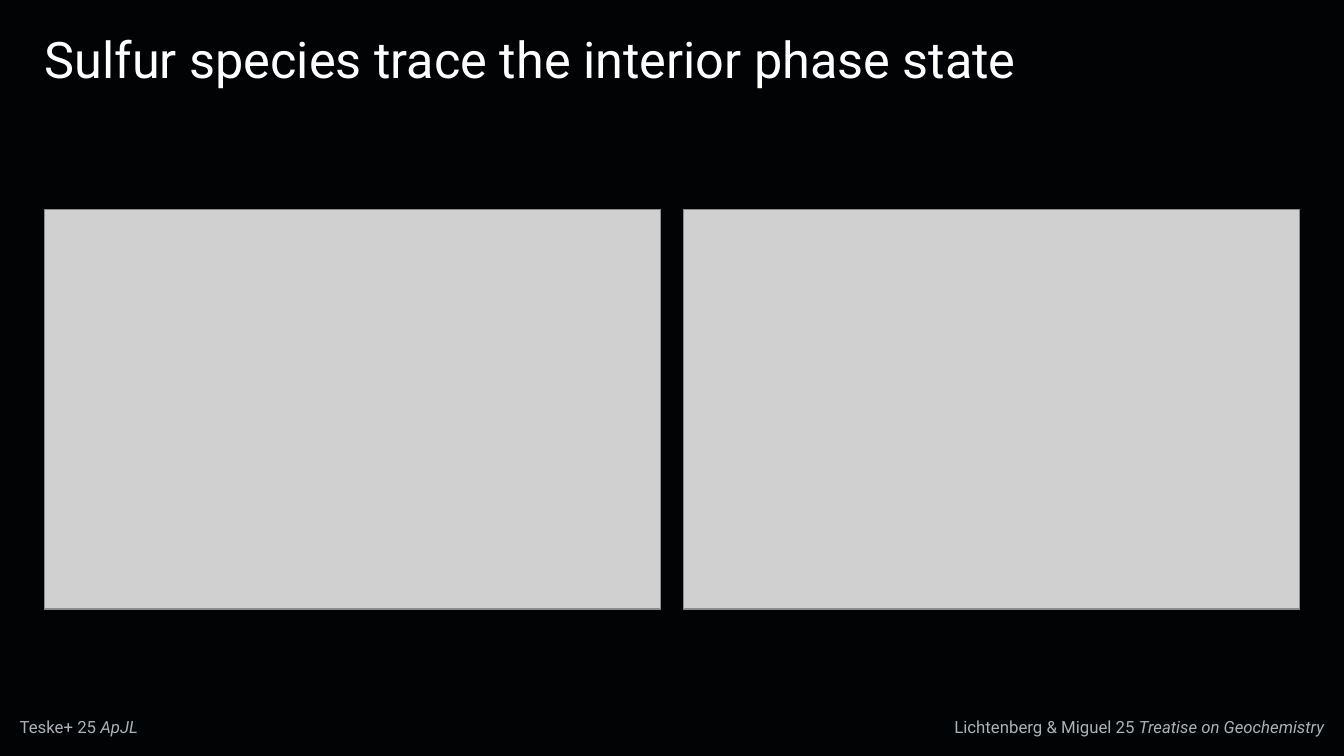
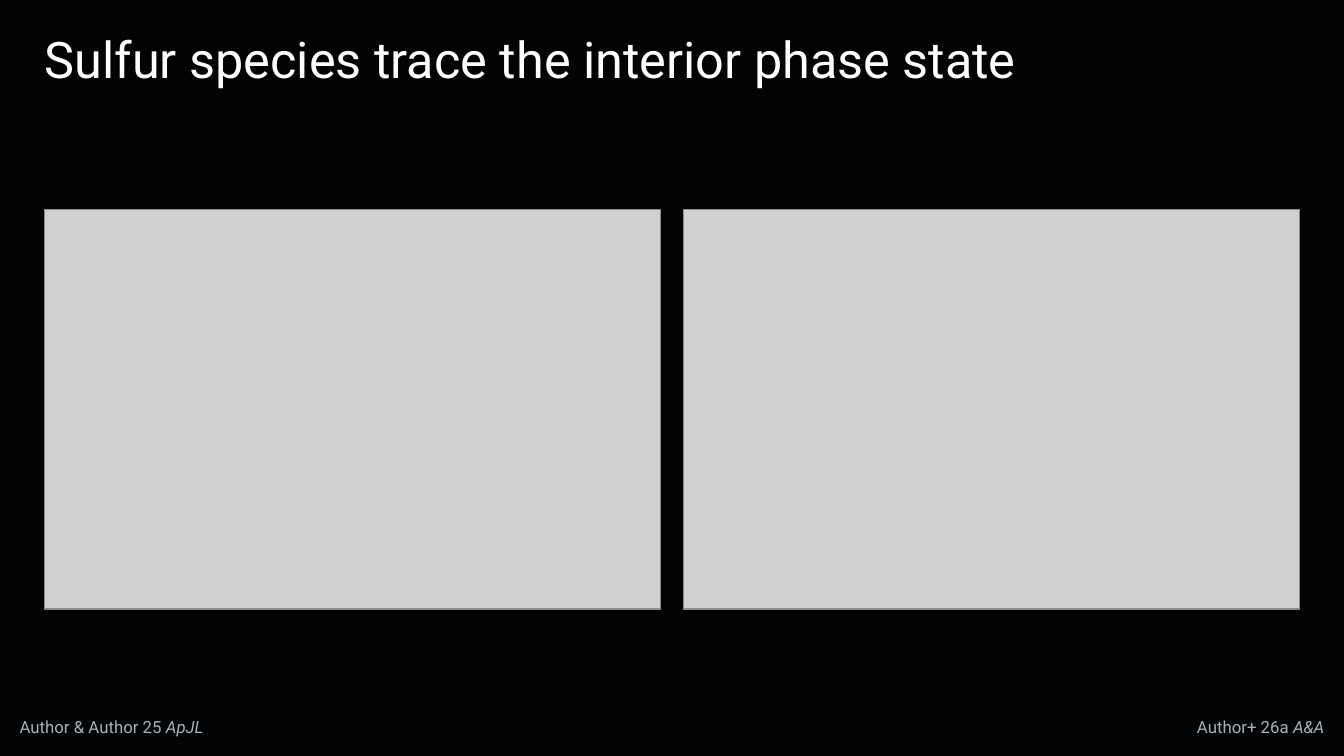
Before and after one commit to FormingWorlds/fwl-visual-language, a slide deck: slide 6 of templates/Forming Worlds.pptx. Drawn at 1344x756 pixels with LibreOffice and Linux fonts; fonts in the diff are those of the drawing; grey boxes stand for pictures. Boxes give left, top, right and bottom in pixels: in the first picture for what was removed or moved away, otherwise in the second. Text is boxed around its words. In the diff, an @@ line names an element or a change of style, - is before the commit and + after.

```diff
--- a/templates/Forming Worlds.pptx
+++ b/templates/Forming Worlds.pptx
@@ text at (x1=20, y1=720, x2=203, y2=737): text changed @@
-Teske+ 25 ApJL
+Author & Author 25 ApJL
@@ text at (x1=1197, y1=720, x2=1324, y2=733): text changed; italic off @@
-Lichtenberg & Miguel 25 Treatise on Geochemistry
+Author+ 26a A&A
```
Also in this commit, not shown: 2 other slides changed, 6 other files.
